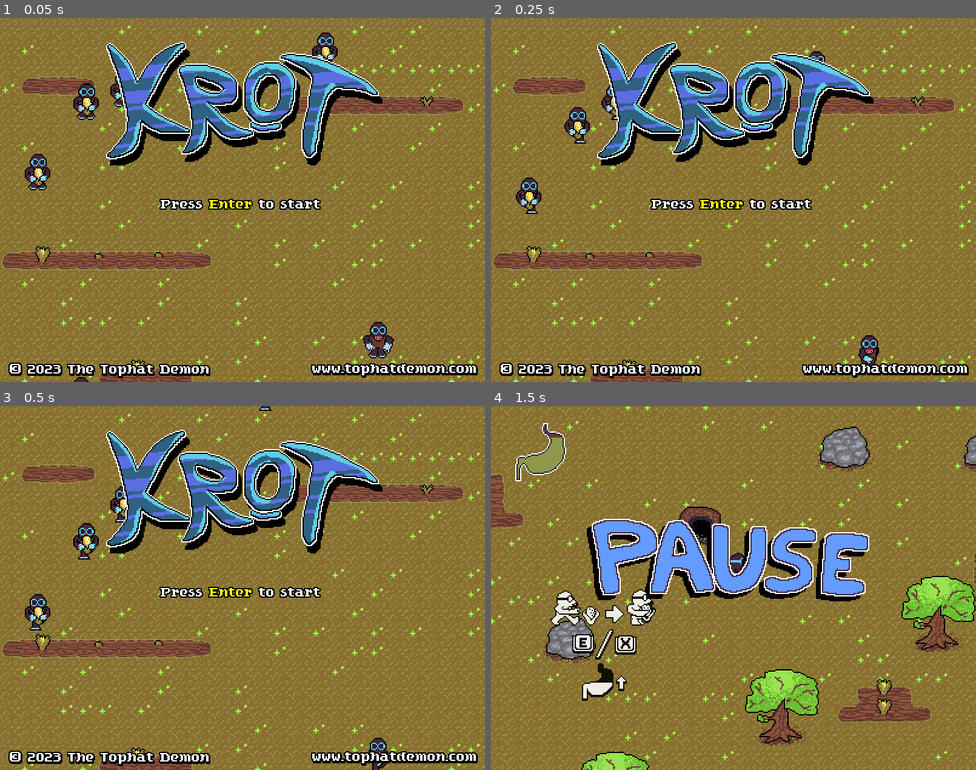
Above: before the commit, frames 1-4 (two rows, left to right).
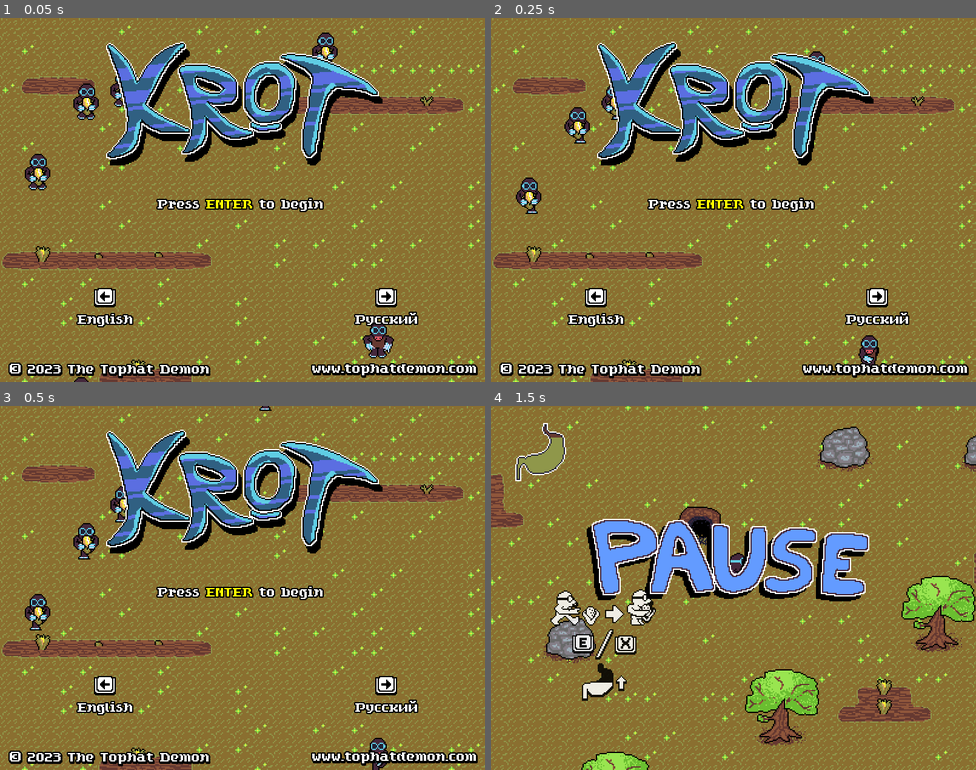
Above: after the commit, the same moments.

Repository: TheTophatDemon/KROT
Game: Godot game, scene res://scenes/title.tscn
Two runs of this game, one before a commit and one after it. Both use one fixed random seed, a clock stepped at 60 frames per second and the inputs below.
Inputs (mouse positions are in pixels of both pictures, inside the frame that each line leads up to):
- Up to frame 1 (0.05 s): no input
- Up to frame 2 (0.25 s): no input
- Up to frame 3 (0.5 s): no input
- Up to frame 4 (1.5 s): tap Enter (ui_accept) at 0.5, 0.77 s; move the mouse to (840, 569) at 0.52 s; hold D (walk_east) 0.53-1.28 s; hold X (eat) 0.53-1.28 s; click (840, 569) at 0.67 s; move the mouse to (636, 606) at 1.27 s; hold Down (walk_south) from 1.28 s (still down); tap Z (dive) at 1.35 s

The runs differ from the first frame. In frame 1, 1.7% of the frame differs, in the area x 15-87%, y 49-85%; in frame 2, 1.7%; in frame 3, 1.7%; in frame 4, nothing differs.

Commit message:
Added controller support, localization, adjusted difficulty curve.

Diff:
--- a/project.godot
+++ b/project.godot
@@ -63,43 +63,49 @@
 "deadzone": 0.5,
 "events": [ Object(InputEventKey,"resource_local_to_scene":false,"resource_name":"","device":0,"alt":false,"shift":false,"control":false,"meta":false,"command":false,"pressed":false,"scancode":16777221,"physical_scancode":0,"unicode":0,"echo":false,"script":null)
 , Object(InputEventKey,"resource_local_to_scene":false,"resource_name":"","device":0,"alt":false,"shift":false,"control":false,"meta":false,"command":false,"pressed":false,"scancode":16777222,"physical_scancode":0,"unicode":0,"echo":false,"script":null)
-, Object(InputEventJoypadButton,"resource_local_to_scene":false,"resource_name":"","device":0,"button_index":0,"pressure":0.0,"pressed":false,"script":null)
+, Object(InputEventJoypadButton,"resource_local_to_scene":false,"resource_name":"","device":0,"button_index":11,"pressure":0.0,"pressed":false,"script":null)
  ]
 }
 walk_west={
-"deadzone": 0.5,
+"deadzone": 0.1,
 "events": [ Object(InputEventKey,"resource_local_to_scene":false,"resource_name":"","device":0,"alt":false,"shift":false,"control":false,"meta":false,"command":false,"pressed":false,"scancode":0,"physical_scancode":65,"unicode":0,"echo":false,"script":null)
 , Object(InputEventKey,"resource_local_to_scene":false,"resource_name":"","device":0,"alt":false,"shift":false,"control":false,"meta":false,"command":false,"pressed":false,"scancode":0,"physical_scancode":16777231,"unicode":0,"echo":false,"script":null)
+, Object(InputEventJoypadMotion,"resource_local_to_scene":false,"resource_name":"","device":0,"axis":0,"axis_value":-1.0,"script":null)
  ]
 }
 walk_east={
-"deadzone": 0.5,
+"deadzone": 0.1,
 "events": [ Object(InputEventKey,"resource_local_to_scene":false,"resource_name":"","device":0,"alt":false,"shift":false,"control":false,"meta":false,"command":false,"pressed":false,"scancode":0,"physical_scancode":68,"unicode":0,"echo":false,"script":null)
 , Object(InputEventKey,"resource_local_to_scene":false,"resource_name":"","device":0,"alt":false,"shift":false,"control":false,"meta":false,"command":false,"pressed":false,"scancode":0,"physical_scancode":16777233,"unicode":0,"echo":false,"script":null)
+, Object(InputEventJoypadMotion,"resource_local_to_scene":false,"resource_name":"","device":0,"axis":0,"axis_value":1.0,"script":null)
  ]
 }
 walk_south={
-"deadzone": 0.5,
+"deadzone": 0.1,
 "events": [ Object(InputEventKey,"resource_local_to_scene":false,"resource_name":"","device":0,"alt":false,"shift":false,"control":false,"meta":false,"command":false,"pressed":false,"scancode":0,"physical_scancode":16777234,"unicode":0,"echo":false,"script":null)
 , Object(InputEventKey,"resource_local_to_scene":false,"resource_name":"","device":0,"alt":false,"shift":false,"control":false,"meta":false,"command":false,"pressed":false,"scancode":0,"physical_scancode":83,"unicode":0,"echo":false,"script":null)
+, Object(InputEventJoypadMotion,"resource_local_to_scene":false,"resource_name":"","device":0,"axis":1,"axis_value":1.0,"script":null)
  ]
 }
 walk_north={
-"deadzone": 0.5,
+"deadzone": 0.1,
 "events": [ Object(InputEventKey,"resource_local_to_scene":false,"resource_name":"","device":0,"alt":false,"shift":false,"control":false,"meta":false,"command":false,"pressed":false,"scancode":0,"physical_scancode":87,"unicode":0,"echo":false,"script":null)
 , Object(InputEventKey,"resource_local_to_scene":false,"resource_name":"","device":0,"alt":false,"shift":false,"control":false,"meta":false,"command":false,"pressed":false,"scancode":0,"physical_scancode":16777232,"unicode":0,"echo":false,"script":null)
+, Object(InputEventJoypadMotion,"resource_local_to_scene":false,"resource_name":"","device":0,"axis":1,"axis_value":-1.0,"script":null)
  ]
 }
 dive={
 "deadzone": 0.5,
 "events": [ Object(InputEventKey,"resource_local_to_scene":false,"resource_name":"","device":0,"alt":false,"shift":false,"control":false,"meta":false,"command":false,"pressed":false,"scancode":0,"physical_scancode":90,"unicode":0,"echo":false,"script":null)
 , Object(InputEventKey,"resource_local_to_scene":false,"resource_name":"","device":0,"alt":false,"shift":false,"control":false,"meta":false,"command":false,"pressed":false,"scancode":0,"physical_scancode":32,"unicode":0,"echo":false,"script":null)
+, Object(InputEventJoypadButton,"resource_local_to_scene":false,"resource_name":"","device":0,"button_index":0,"pressure":0.0,"pressed":false,"script":null)
  ]
 }
 eat={
 "deadzone": 0.5,
 "events": [ Object(InputEventKey,"resource_local_to_scene":false,"resource_name":"","device":0,"alt":false,"shift":false,"control":false,"meta":false,"command":false,"pressed":false,"scancode":0,"physical_scancode":88,"unicode":0,"echo":false,"script":null)
 , Object(InputEventKey,"resource_local_to_scene":false,"resource_name":"","device":0,"alt":false,"shift":false,"control":false,"meta":false,"command":false,"pressed":false,"scancode":0,"physical_scancode":69,"unicode":0,"echo":false,"script":null)
+, Object(InputEventJoypadButton,"resource_local_to_scene":false,"resource_name":"","device":0,"button_index":1,"pressure":0.0,"pressed":false,"script":null)
  ]
 }
 cheat={
@@ -117,6 +123,14 @@
 2d_physics/layer_5="Surface"
 2d_physics/layer_6="Solids"
 
+[locale]
+
+translations=PoolStringArray( "res://translations.en.translation", "res://translations.ru.translation" )
+translation_remaps={
+"res://gfx/ui/death_msg.png": PoolStringArray( "res://gfx/ui/death_msg_ru.png:ru" ),
+"res://gfx/ui/pause_msg.png": PoolStringArray( "res://gfx/ui/pause_msg_ru.png:ru" )
+}
+
 [physics]
 
 common/enable_pause_aware_picking=true
--- a/scenes/actors/krot.gd
+++ b/scenes/actors/krot.gd
@@ -198,8 +198,8 @@
 	match state:
 		State.DEFAULT, State.CARRYING, State.UNDERGROUND:
 			input = Vector2(
-				int(Input.is_action_pressed("walk_east")) - int(Input.is_action_pressed("walk_west")),
-				int(Input.is_action_pressed("walk_south")) - int(Input.is_action_pressed("walk_north"))
+				(Input.get_action_strength("walk_east")) - (Input.get_action_strength("walk_west")),
+				(Input.get_action_strength("walk_south")) - (Input.get_action_strength("walk_north"))
 			).normalized()
 			if input.length_squared() > 0.0:
 				emit_signal("movement")
--- a/scenes/game_gui.gd
+++ b/scenes/game_gui.gd
@@ -1,10 +1,10 @@
 extends Control
 
-const STATS_TEMPLATE = \
-"[center]Score: %s\n" + \
-"[color=#FFFF00](Best: %s)[/color]\n" + \
-"Time: %s seconds\n" + \
-"[color=#FFFF00](Best: %s)[/color][/center]"
+var stats_template = \
+"[center]" + tr("SCORE") + ": %s\n" + \
+"[color=#FFFF00](" + tr("HISCORE") + ": %s)[/color]\n" + \
+tr("TIME") + ": %s " + tr("SECONDS") +"\n" + \
+"[color=#FFFF00](" + tr("HISCORE") + ": %s)[/color][/center]"
 
 onready var hunger_meter = $HungerMeter
 onready var hunger_meter_anim = hunger_meter.get_node("AnimationPlayer")
@@ -72,7 +72,7 @@
 func _on_player_death():
 	death_msg.get_node("AnimationPlayer").play("fade_in")
 	death_msg.get_node("Stats").bbcode_text = \
-		STATS_TEMPLATE % [player.score, world.high_score, floor(player.life_time), world.best_time]
+		stats_template % [player.score, world.high_score, floor(player.life_time), world.best_time]
 	get_tree().paused = false
 	pause_msg.visible = false
 
--- a/scenes/game_gui.tscn
+++ b/scenes/game_gui.tscn
@@ -77,7 +77,7 @@
 
 [sub_resource type="Animation" id=5]
 resource_name = "fade_in"
-length = 5.0
+length = 6.0
 tracks/0/type = "value"
 tracks/0/path = NodePath(".:modulate")
 tracks/0/interp = 1
@@ -85,7 +85,7 @@
 tracks/0/imported = false
 tracks/0/enabled = true
 tracks/0/keys = {
-"times": PoolRealArray( 0, 1.5, 2, 5 ),
+"times": PoolRealArray( 0, 1.5, 2, 6 ),
 "transitions": PoolRealArray( 1, 1, 1, 1 ),
 "update": 0,
 "values": [ Color( 1, 1, 1, 0 ), Color( 1, 1, 1, 0 ), Color( 1, 1, 1, 1 ), Color( 1, 1, 1, 1 ) ]
--- a/scenes/objects/hideout.gd
+++ b/scenes/objects/hideout.gd
@@ -28,6 +28,6 @@
 		player.deposit_crop()
 		particles.emitting = true
 		score.visible = true
-		score.text = "Score: %s" % player.score
+		score.text = "%s: %s" % [tr("SCORE"), player.score]
 		score.get_node("AnimationPlayer").play("appear")
 		score_sound.play()
--- a/scenes/title.tscn
+++ b/scenes/title.tscn
@@ -6,6 +6,8 @@
 [ext_resource path="res://gfx/grassy_tileset.tres" type="TileSet" id=4]
 [ext_resource path="res://scenes/actors/krot_dummy.tscn" type="PackedScene" id=5]
 [ext_resource path="res://scenes/objects/crop.tscn" type="PackedScene" id=6]
+[ext_resource path="res://gfx/ui/right_key.png" type="Texture" id=7]
+[ext_resource path="res://gfx/ui/left_key.png" type="Texture" id=8]
 
 [node name="TitleScreen" type="Control"]
 anchor_right = 1.0
@@ -108,6 +110,42 @@
 rect_scale = Vector2( 2, 2 )
 texture = ExtResource( 2 )
 
+[node name="English" type="Label" parent="."]
+margin_left = 128.0
+margin_top = 482.0
+margin_right = 220.0
+margin_bottom = 515.0
+custom_fonts/font = ExtResource( 3 )
+text = "English"
+
+[node name="LeftKey" type="TextureRect" parent="English"]
+anchor_left = 0.5
+anchor_right = 0.5
+margin_left = -19.0
+margin_top = -37.0
+margin_right = 11.0
+margin_bottom = -16.0
+rect_scale = Vector2( 2, 2 )
+texture = ExtResource( 8 )
+
+[node name="Russki" type="Label" parent="."]
+margin_left = 586.0
+margin_top = 482.0
+margin_right = 678.0
+margin_bottom = 515.0
+custom_fonts/font = ExtResource( 3 )
+text = "Русский"
+
+[node name="RightKey" type="TextureRect" parent="Russki"]
+anchor_left = 0.5
+anchor_right = 0.5
+margin_left = -19.0
+margin_top = -37.0
+margin_right = 11.0
+margin_bottom = -16.0
+rect_scale = Vector2( 2, 2 )
+texture = ExtResource( 7 )
+
 [node name="RichTextLabel" type="RichTextLabel" parent="."]
 anchor_top = 1.0
 anchor_right = 1.0
--- a/scenes/title_screen.gd
+++ b/scenes/title_screen.gd
@@ -1,4 +1,7 @@
 extends Control
+
+func _ready():
+	$RichTextLabel.bbcode_text = tr("ENTER")
 
 func start_game():
 	get_tree().change_scene("res://scenes/game.tscn")
@@ -6,3 +9,9 @@
 func _input(event):
 	if event.is_action_pressed("ui_accept"):
 			start_game()
+	if event.is_action_pressed("walk_east"):
+		TranslationServer.set_locale("ru")
+		$RichTextLabel.bbcode_text = tr("ENTER")
+	elif event.is_action_pressed("walk_west"):
+		TranslationServer.set_locale("en")
+		$RichTextLabel.bbcode_text = tr("ENTER")
--- /dev/null
+++ b/translations.csv
@@ -0,0 +1,6 @@
+keys,en,ru
+ENTER,"[center]Press [color=yellow]ENTER[/color] to begin[/center]","[center]Нажмите [color=yellow]ENTER[/color] чтобы начать[/center]"
+SCORE,"Score","Счёт"
+HISCORE,"Best","Рекорд"
+TIME,"Time","Время"
+SECONDS,"sec.","сек."
Not shown, changed: TODO.txt
Binary file added: gfx/ui/death_msg_ru.png
Not shown, added: gfx/ui/death_msg_ru.png.import
Binary file added: gfx/ui/left_key.png
Not shown, added: gfx/ui/left_key.png.import
Binary file added: gfx/ui/right_key.png
Not shown, added: gfx/ui/right_key.png.import
Not shown: 1 places in scenes/title.tscn that only renumber resources
Not shown, added: translations.csv.import
Binary file added: translations.en.translation
Binary file added: translations.ru.translation
